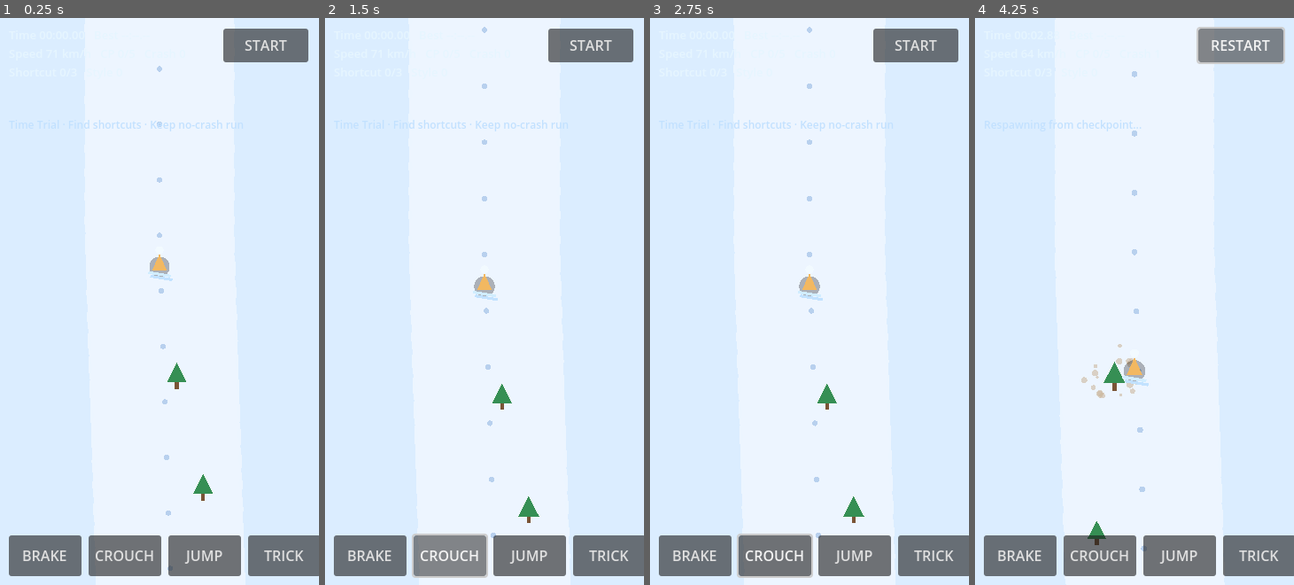
Above: before the commit, frames 1-4 (left to right).
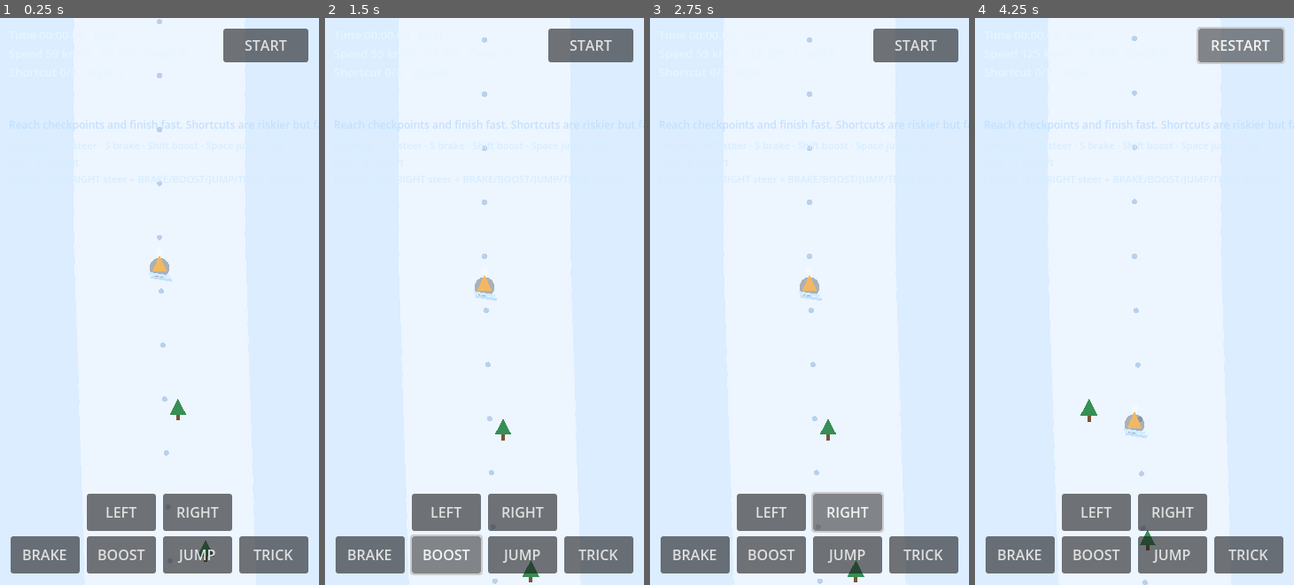
Above: after the commit, the same moments.

Repository: wndzlf/TapTapCho
Game: Godot game, scene res://scenes/main/Main.tscn
Two runs of this game, one before a commit and one after it. Both use one fixed random seed, a clock stepped at 60 frames per second and the inputs below.
Inputs (mouse positions are in pixels of both pictures, inside the frame that each line leads up to):
- Up to frame 1 (0.25 s): no input
- Up to frame 2 (1.5 s): click (446, 511) at 0.5 s, where only the run after the commit has a clickable "LEFT"; click (449, 556) at 1.25 s, where only the run before the commit has a clickable "CROUCH"
- Up to frame 3 (2.75 s): click (847, 511) at 2 s, where only the run after the commit has a clickable "RIGHT"
- Up to frame 4 (4.25 s): click (1096, 556) at 2.75 s, where only the run after the commit has a clickable "BOOST"; click "START" at 3.5 s

The runs differ from the first frame. In frame 1, 5.8% of the frame differs, in the area x 2-100%, y 0-99%; in frame 2, 5.9%; in frame 3, 6.1%; in frame 4, 6.3%, in the area x 2-100%, y 3-100%.

Commit message:
tune winter ski rush controls, speed, and mobile UX

Diff:
--- a/godot-winter-ski-rush/scenes/main/Main.gd
+++ b/godot-winter-ski-rush/scenes/main/Main.gd
@@ -7,9 +7,9 @@
 const FINISH_Y := 5000.0
 
 const BASE_CENTER_X := WORLD_WIDTH * 0.5
-const BASE_GRAVITY := 430.0
-const MIN_SPEED := 135.0
-const MAX_SPEED := 640.0
+const BASE_GRAVITY := 365.0
+const MIN_SPEED := 105.0
+const MAX_SPEED := 470.0
 
 const CHECKPOINT_Y := [760.0, 1520.0, 2360.0, 3220.0, 4080.0]
 const SHORTCUT_IDS := ["shortcut_left_1", "shortcut_right_2", "shortcut_left_3"]
@@ -31,7 +31,7 @@
 
 var player_pos := Vector2(BASE_CENTER_X, WORLD_TOP + 30.0)
 var player_vel_x := 0.0
-var forward_speed := 170.0
+var forward_speed := 140.0
 
 var is_airborne := false
 var air_height := 0.0
@@ -48,7 +48,7 @@
 var best_style := 0
 var crash_count := 0
 var no_crash_run := true
-var challenge_target := 120.0
+var challenge_target := 150.0
 
 var checkpoints: Array[Dictionary] = []
 var last_checkpoint := -1
@@ -61,6 +61,8 @@
 
 var touch_steer_active := false
 var touch_steer_x := BASE_CENTER_X
+var touch_left := false
+var touch_right := false
 var touch_brake := false
 var touch_crouch := false
 var touch_trick := false
@@ -73,6 +75,7 @@
 var canvas_layer: CanvasLayer
 var hud_label: Label
 var hint_label: Label
+var guide_label: Label
 var start_button: Button
 
 
@@ -160,37 +163,37 @@
 			style_score += 120
 
 	var slope := _slope_at(player_pos.y)
-	var friction := 0.095 if surface["on_track"] else 0.195
+	var friction := 0.1 if surface["on_track"] else 0.18
 	if surface["on_ice"]:
-		friction *= 0.55
+		friction *= 0.7
 	if surface["on_snow"]:
-		friction *= 1.45
+		friction *= 1.25
 
 	var accel := BASE_GRAVITY * slope - friction * forward_speed
 	accel += forward_speed * float(surface["speed_bonus"]) * 0.18
 
 	if crouch_pressed and not brake_pressed:
-		accel += 56.0
+		accel += 42.0
 	if brake_pressed:
-		accel -= 220.0
+		accel -= 210.0
 	if not surface["on_track"]:
-		accel -= min(160.0, float(surface["off_dist"]) * 1.8)
+		accel -= min(130.0, float(surface["off_dist"]) * 1.4)
 
 	forward_speed = clampf(forward_speed + accel * delta, MIN_SPEED, MAX_SPEED)
 	if is_airborne:
-		forward_speed = clampf(forward_speed - 36.0 * delta, MIN_SPEED, MAX_SPEED + 80.0)
-
-	var steer_power := 145.0 if is_airborne else 265.0
+		forward_speed = clampf(forward_speed - 28.0 * delta, MIN_SPEED, MAX_SPEED + 40.0)
+
+	var steer_power := 165.0 if is_airborne else 300.0
 	if surface["on_ice"]:
-		steer_power *= 0.58
+		steer_power *= 0.72
 	if surface["on_snow"]:
-		steer_power *= 0.8
+		steer_power *= 0.9
 
 	var target_vx := steer_input * steer_power
 	if not surface["on_track"]:
-		target_vx += sign(player_pos.x - _main_center_x(player_pos.y)) * 46.0
-
-	player_vel_x = lerpf(player_vel_x, target_vx, 0.07 if is_airborne else 0.12)
+		target_vx += sign(player_pos.x - _main_center_x(player_pos.y)) * 34.0
+
+	player_vel_x = lerpf(player_vel_x, target_vx, 0.1 if is_airborne else 0.18)
 	if brake_pressed:
 		player_vel_x *= 0.92
 
@@ -208,7 +211,7 @@
 			_land_from_jump()
 
 	if not is_airborne:
-		if not surface["on_track"] and float(surface["off_dist"]) > 72.0 and forward_speed > 260.0:
+		if not surface["on_track"] and float(surface["off_dist"]) > 92.0 and forward_speed > 320.0:
 			_trigger_crash(player_pos, "cliff")
 			return
 
@@ -259,12 +262,12 @@
 		return
 	if is_airborne:
 		return
-	if forward_speed < 185.0:
+	if forward_speed < 160.0:
 		return
 
 	is_airborne = true
 	air_height = 2.0
-	air_velocity = 290.0 + forward_speed * 0.34
+	air_velocity = 250.0 + forward_speed * 0.28
 	trick_spin = 0.0
 	_set_status("Jump", 0.45)
 
@@ -287,9 +290,9 @@
 	crash_timer = 1.15
 	crash_count += 1
 	no_crash_run = false
-	forward_speed = max(MIN_SPEED, forward_speed * 0.55)
-	run_time += 2.2
-	_set_status("Crash (%s) +2.2s" % reason, 1.2)
+	forward_speed = max(MIN_SPEED, forward_speed * 0.62)
+	run_time += 1.6
+	_set_status("Crash (%s) +1.6s" % reason, 1.2)
 
 	for i in range(20):
 		var ang := rng.randf_range(0.0, TAU)
@@ -320,6 +323,10 @@
 	if Input.is_action_pressed("steer_left"):
 		steer -= 1.0
 	if Input.is_action_pressed("steer_right"):
+		steer += 1.0
+	if touch_left:
+		steer -= 1.0
+	if touch_right:
 		steer += 1.0
 
 	if touch_steer_active:
@@ -396,7 +403,7 @@
 		{
 			"id": "main",
 			"center": main_center,
-			"width": 156.0,
+			"width": 184.0,
 			"speed_bonus": 0.0,
 			"color": Color(0.93, 0.96, 1.0, 0.95),
 		}
@@ -406,8 +413,8 @@
 		bands.append({
 			"id": "shortcut_left_1",
 			"center": main_center - 112.0 + sin(y * 0.02) * 16.0,
-			"width": 88.0,
-			"speed_bonus": 0.16,
+			"width": 102.0,
+			"speed_bonus": 0.13,
 			"color": Color(0.74, 0.86, 1.0, 0.9),
 		})
 
@@ -415,8 +422,8 @@
 		bands.append({
 			"id": "shortcut_right_2",
 			"center": main_center + 122.0 + cos(y * 0.018) * 18.0,
-			"width": 84.0,
-			"speed_bonus": 0.18,
+			"width": 98.0,
+			"speed_bonus": 0.15,
 			"color": Color(0.76, 0.88, 1.0, 0.9),
 		})
 
@@ -424,8 +431,8 @@
 		bands.append({
 			"id": "shortcut_left_3",
 			"center": main_center - 132.0 + sin(y * 0.016) * 20.0,
-			"width": 80.0,
-			"speed_bonus": 0.22,
+			"width": 96.0,
+			"speed_bonus": 0.18,
 			"color": Color(0.74, 0.9, 1.0, 0.92),
 		})
 
@@ -443,30 +450,30 @@
 	for cp_y in CHECKPOINT_Y:
 		checkpoints.append({"y": cp_y, "passed": false})
 
-	var obstacle_y := 260.0
+	var obstacle_y := 300.0
 	while obstacle_y < FINISH_Y - 120.0:
 		var bands := _get_track_bands(obstacle_y)
 		var band := bands[rng.randi_range(0, bands.size() - 1)]
 		var center: float = band["center"]
 		var width: float = band["width"]
-		var x := center + rng.randf_range(-width * 0.36, width * 0.36)
+		var x := center + rng.randf_range(-width * 0.32, width * 0.32)
 		var y := obstacle_y + rng.randf_range(-20.0, 20.0)
 		var obstacle_type := "tree" if rng.randf() < 0.62 else "rock"
-		var radius := rng.randf_range(10.0, 14.0) if obstacle_type == "tree" else rng.randf_range(8.0, 12.0)
+		var radius := rng.randf_range(9.0, 12.0) if obstacle_type == "tree" else rng.randf_range(7.0, 10.0)
 		obstacles.append({
 			"pos": Vector2(x, y),
 			"radius": radius,
 			"type": obstacle_type,
 		})
 
-		if rng.randf() < 0.18:
+		if rng.randf() < 0.1:
 			obstacles.append({
 				"pos": Vector2(x + rng.randf_range(-34.0, 34.0), y + rng.randf_range(28.0, 54.0)),
 				"radius": radius * rng.randf_range(0.72, 1.05),
 				"type": obstacle_type,
 			})
 
-		obstacle_y += rng.randf_range(92.0, 138.0)
+		obstacle_y += rng.randf_range(118.0, 176.0)
 
 	ice_patches.append(_patch_around(980.0, 170.0, 220.0, -18.0))
 	ice_patches.append(_patch_around(2140.0, 200.0, 250.0, 24.0))
@@ -539,11 +546,20 @@
 
 	hint_label = Label.new()
 	hint_label.position = Vector2(10, 112)
-	hint_label.size = Vector2(340, 26)
+	hint_label.size = Vector2(340, 24)
 	hint_label.add_theme_color_override("font_color", Color(0.76, 0.88, 1.0))
 	hint_label.add_theme_font_size_override("font_size", 12)
-	hint_label.text = "A/D steer · S brake · Shift crouch · Space jump · Q/E trick"
+	hint_label.text = "Reach checkpoints and finish fast. Shortcuts are riskier but faster."
 	root.add_child(hint_label)
+
+	guide_label = Label.new()
+	guide_label.position = Vector2(10, 136)
+	guide_label.size = Vector2(340, 60)
+	guide_label.add_theme_color_override("font_color", Color(0.84, 0.93, 1.0))
+	guide_label.add_theme_font_size_override("font_size", 11)
+	guide_label.autowrap_mode = TextServer.AUTOWRAP_WORD_SMART
+	guide_label.text = "Desktop: A/D steer · S brake · Shift boost · Space jump · Q/E trick · R restart\nMobile: LEFT/RIGHT steer + BRAKE/BOOST/JUMP/TRICK buttons"
+	root.add_child(guide_label)
 
 	start_button = Button.new()
 	start_button.text = "START"
@@ -552,35 +568,51 @@
 	start_button.pressed.connect(_on_start_pressed)
 	root.add_child(start_button)
 
-	var controls := HBoxContainer.new()
+	var controls := VBoxContainer.new()
 	controls.anchor_left = 0.0
 	controls.anchor_right = 1.0
 	controls.anchor_top = 1.0
 	controls.anchor_bottom = 1.0
 	controls.offset_left = 10
 	controls.offset_right = -10
-	controls.offset_top = -56
+	controls.offset_top = -106
 	controls.offset_bottom = -10
 	controls.alignment = BoxContainer.ALIGNMENT_CENTER
-	controls.add_theme_constant_override("separation", 8)
+	controls.add_theme_constant_override("separation", 6)
 	controls.mouse_filter = Control.MOUSE_FILTER_STOP
 	root.add_child(controls)
 
+	var row_steer := HBoxContainer.new()
+	row_steer.alignment = BoxContainer.ALIGNMENT_CENTER
+	row_steer.add_theme_constant_override("separation", 8)
+	controls.add_child(row_steer)
+
+	var left_btn := _make_hold_button("LEFT", func() -> void: touch_left = true, func() -> void: touch_left = false)
+	var right_btn := _make_hold_button("RIGHT", func() -> void: touch_right = true, func() -> void: touch_right = false)
+
+	row_steer.add_child(left_btn)
+	row_steer.add_child(right_btn)
+
+	var row_actions := HBoxContainer.new()
+	row_actions.alignment = BoxContainer.ALIGNMENT_CENTER
+	row_actions.add_theme_constant_override("separation", 8)
+	controls.add_child(row_actions)
+
 	var brake_btn := _make_hold_button("BRAKE", func() -> void: touch_brake = true, func() -> void: touch_brake = false)
-	var crouch_btn := _make_hold_button("CROUCH", func() -> void: touch_crouch = true, func() -> void: touch_crouch = false)
+	var crouch_btn := _make_hold_button("BOOST", func() -> void: touch_crouch = true, func() -> void: touch_crouch = false)
 	var jump_btn := _make_tap_button("JUMP", func() -> void: touch_jump_queued = true)
 	var trick_btn := _make_hold_button("TRICK", func() -> void: touch_trick = true, func() -> void: touch_trick = false)
 
-	controls.add_child(brake_btn)
-	controls.add_child(crouch_btn)
-	controls.add_child(jump_btn)
-	controls.add_child(trick_btn)
+	row_actions.add_child(brake_btn)
+	row_actions.add_child(crouch_btn)
+	row_actions.add_child(jump_btn)
+	row_actions.add_child(trick_btn)
 
 
 func _make_hold_button(label: String, on_press: Callable, on_release: Callable) -> Button:
 	var b := Button.new()
 	b.text = label
-	b.custom_minimum_size = Vector2(82, 44)
+	b.custom_minimum_size = Vector2(78, 42)
 	b.mouse_default_cursor_shape = Control.CURSOR_POINTING_HAND
 	b.button_down.connect(on_press)
 	b.button_up.connect(on_release)
@@ -591,7 +623,7 @@
 func _make_tap_button(label: String, on_tap: Callable) -> Button:
 	var b := Button.new()
 	b.text = label
-	b.custom_minimum_size = Vector2(82, 44)
+	b.custom_minimum_size = Vector2(78, 42)
 	b.mouse_default_cursor_shape = Control.CURSOR_POINTING_HAND
 	b.pressed.connect(on_tap)
 	return b
@@ -620,7 +652,7 @@
 	player_pos = Vector2(BASE_CENTER_X, WORLD_TOP + 30.0)
 	respawn_pos = player_pos
 	player_vel_x = 0.0
-	forward_speed = 170.0
+	forward_speed = 140.0
 	is_airborne = false
 	air_height = 0.0
 	air_velocity = 0.0
@@ -638,6 +670,8 @@
 func _touch_reset() -> void:
 	touch_steer_active = false
 	touch_steer_x = BASE_CENTER_X
+	touch_left = false
+	touch_right = false
 	touch_brake = false
 	touch_crouch = false
 	touch_trick = false
@@ -674,7 +708,7 @@
 		elif status_text != "":
 			hint_label.text = status_text
 		else:
-			hint_label.text = "Time Trial · Find shortcuts · Keep no-crash run"
+			hint_label.text = "Reach checkpoints and finish fast. Shortcuts are riskier but faster."
 
 
 func _fmt_time(sec: float) -> String:
Not shown, changed: godot-winter-ski-rush-web/index.html
Not shown, changed: godot-winter-ski-rush-web/index.pck
